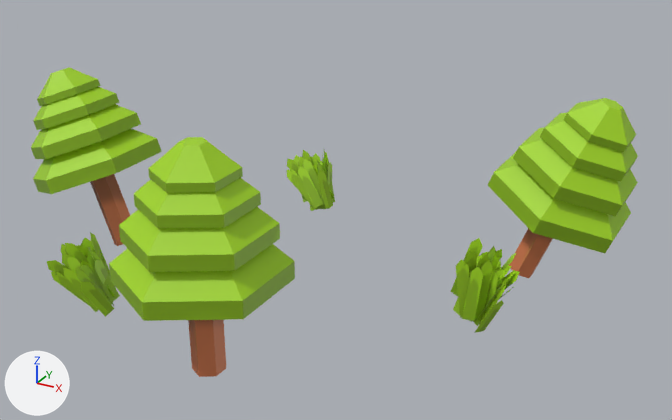
Before and after pictures for a commit that changed the Blender file assets/tile1/tiles_m.blend.
Both versions are drawn from a 50 mm camera at (3.54, -6.03, 7.24) aimed at (0.12, 0.18, 4.13). Lighting does not change. The marker at lower left points along +X, +Y and +Z. The same objects are shown in both versions, whatever each file hides.

Objects in the first picture: 'GrassTile3', 'TreeTile3'.
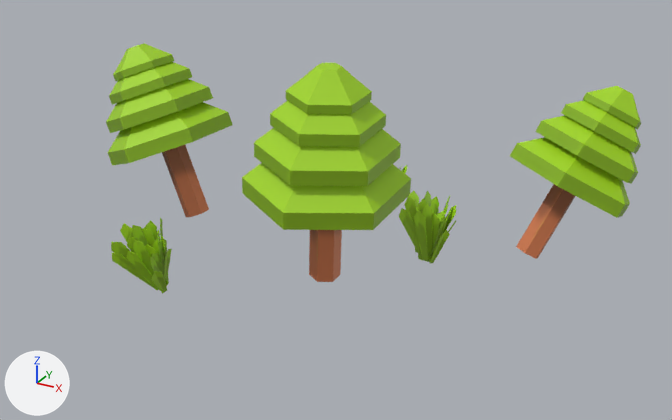
Where the change shows, as pixel boxes [x1, y1, x2, y2] in the pictures (672 x 420 px; the box of a moved part takes in the faces that stretch with it):
'TreeTile3', reshaped, moved, turned: before [31, 67, 638, 377]; after [106, 43, 641, 282]
'GrassTile3', reshaped, moved, turned, rescaled: before [47, 150, 519, 333]; after [111, 165, 456, 293]
part 1 of me_cylinder_006, moved or reshaped: before [90, 174, 130, 246]; after [162, 145, 209, 217]
part 2 of me_cylinder_006, moved or reshaped: before [33, 129, 162, 194]; after [108, 102, 233, 165]
part 3 of me_cylinder_006, moved or reshaped: before [31, 104, 141, 159]; after [106, 79, 213, 133]
part 4 of me_cylinder_006, moved or reshaped: before [33, 87, 120, 130]; after [109, 62, 192, 105]
part 5 of me_cylinder_006, moved or reshaped: before [37, 67, 101, 106]; after [113, 43, 174, 81]
part 6 of me_cylinder_006, moved or reshaped: before [488, 98, 638, 278]; after [242, 63, 411, 282]
part 7 of me_cylinder_006, moved or reshaped: before [109, 137, 295, 377]; after [510, 86, 641, 259]
part 8 of me_plane_014, built on: before [47, 232, 120, 317]; after [111, 165, 456, 293]
part 9 of me_plane_014, deleted (green): before [451, 238, 519, 333]
part 10 of me_plane_014, deleted (green): before [287, 150, 335, 211]

Diff of the bpy script that builds the scene:
```diff
--- a/assets/tile1/tiles_m.blend.py
+++ b/assets/tile1/tiles_m.blend.py
@@ me_cylinder_006 @@
 me_cylinder_006.from_pydata(...)  # 270 vertices, 210 faces; spans x -4.4..37.5, y -18.3..13.7, z -3.9..3.0
 # used by ob_treetile3; location = (-2.193, 0.0, 3.818); rotation_euler = (0.0, -0.361, 0.0), in degrees (0, -21, 0); scale = (0.121, 0.121, 0.42)
+# me_cylinder_006 part 1: the loose piece of 12 vertices spanning x -0.9..0.9, y -1.0..1.0, z -1.0..1.0 is moved by (0.0, 0.0, 1.0)
+# me_cylinder_006 part 2: the loose piece of 18 vertices spanning x -4.4..4.4, y -5.1..5.1, z 0.7..1.5 is moved by (0.0, 0.0, 1.0)
+# me_cylinder_006 part 3: the loose piece of 18 vertices spanning x -3.8..3.8, y -4.4..4.4, z 1.4..2.1 is moved by (0.0, 0.0, 1.0)
+# me_cylinder_006 part 4: the loose piece of 18 vertices spanning x -2.9..2.9, y -3.4..3.4, z 2.0..2.5 is moved by (0.0, 0.0, 1.0)
+# me_cylinder_006 part 5: the loose piece of 24 vertices spanning x -2.1..2.1, y -2.5..2.5, z 2.4..3.0 is moved by (0.0, 0.0, 1.0)
+# me_cylinder_006 part 6: all 90 vertices in x 26.9..37.5, y 3.5..13.7, z -3.9..-0.6 are multiplied about their middle by the matrix ((0.962, 0.022, -0.949), (-0.046, 0.995, -0.295), (0.077, 0.027, 0.958)), then moved by (-12.8, -17.9, 2.8)
+# me_cylinder_006 part 7: all 90 vertices in x 14.8..23.6, y -18.3..-8.1, z -2.5..1.4 are multiplied about their middle by the matrix ((0.911, -0.221, 1.212), (0.103, 0.94, 1.134), (-0.115, -0.075, 0.879)), then moved by (7.8, 23.9, -1.0)
 me_cylinder_006.materials.append(mat_tree)
@@ me_plane_014 @@
 # used by ob_grasstile3; location = (0.118, 0.001, 4.516); rotation_euler = (1.657, 0.473, -0.749), in degrees (95, 27, -43); scale = (0.0476, 0.243, 0.445)
-me_plane_014.from_pydata(...)  # 432 vertices, 144 faces; spans x -31.1..31.1, y -6.9..0.5, z -2.7..5.1
+me_plane_014.from_pydata(...)  # 1152 vertices, 960 faces; spans x -2.0..0.2, y -1.7..1.8, z -0.4..0.5
+# me_plane_014 part 8: 144 vertices removed from x -5.6..7.8, y -4.1..-1.6, z 3.9..5.1; 1152 vertices added at x -2.0..0.2, y -1.7..1.8, z -0.4..0.5
+# me_plane_014 part 9: 144 vertices removed from x 19.4..31.1, y -1.9..0.5, z -2.7..-1.6
+# me_plane_014 part 10: 144 vertices removed from x -31.1..-16.3, y -6.9..-4.6, z -1.1..-0.1
 me_plane_014.materials.append(mat_grass)
@@ ob_treetile3 @@
 ob_treetile3 = bpy.data.objects.new('TreeTile3', me_cylinder_006)
-ob_treetile3.location = (-2.193, 0.0, 3.818)
-ob_treetile3.rotation_euler = (0.0, -0.361, 0.0)  # degrees (0, -21, 0)
+ob_treetile3.location = (-1.644, 0.584, 3.577)
+ob_treetile3.rotation_euler = (-0.0371, -0.391, 0.00735)  # degrees (-2.1, -22, 0.4)
 ob_treetile3.scale = (0.121, 0.121, 0.42)
@@ ob_grasstile3 @@
 ob_grasstile3 = bpy.data.objects.new('GrassTile3', me_plane_014)
-ob_grasstile3.location = (0.118, 0.001, 4.516)
-ob_grasstile3.rotation_euler = (1.657, 0.473, -0.749)  # degrees (95, 27, -43)
-ob_grasstile3.scale = (0.0476, 0.243, 0.445)
+ob_grasstile3.location = (0.875, 0.37, 3.874)
+ob_grasstile3.rotation_euler = (-0.0617, 0.0606, -0.00187)  # degrees (-3.5, 3.5, -0.1)
```
